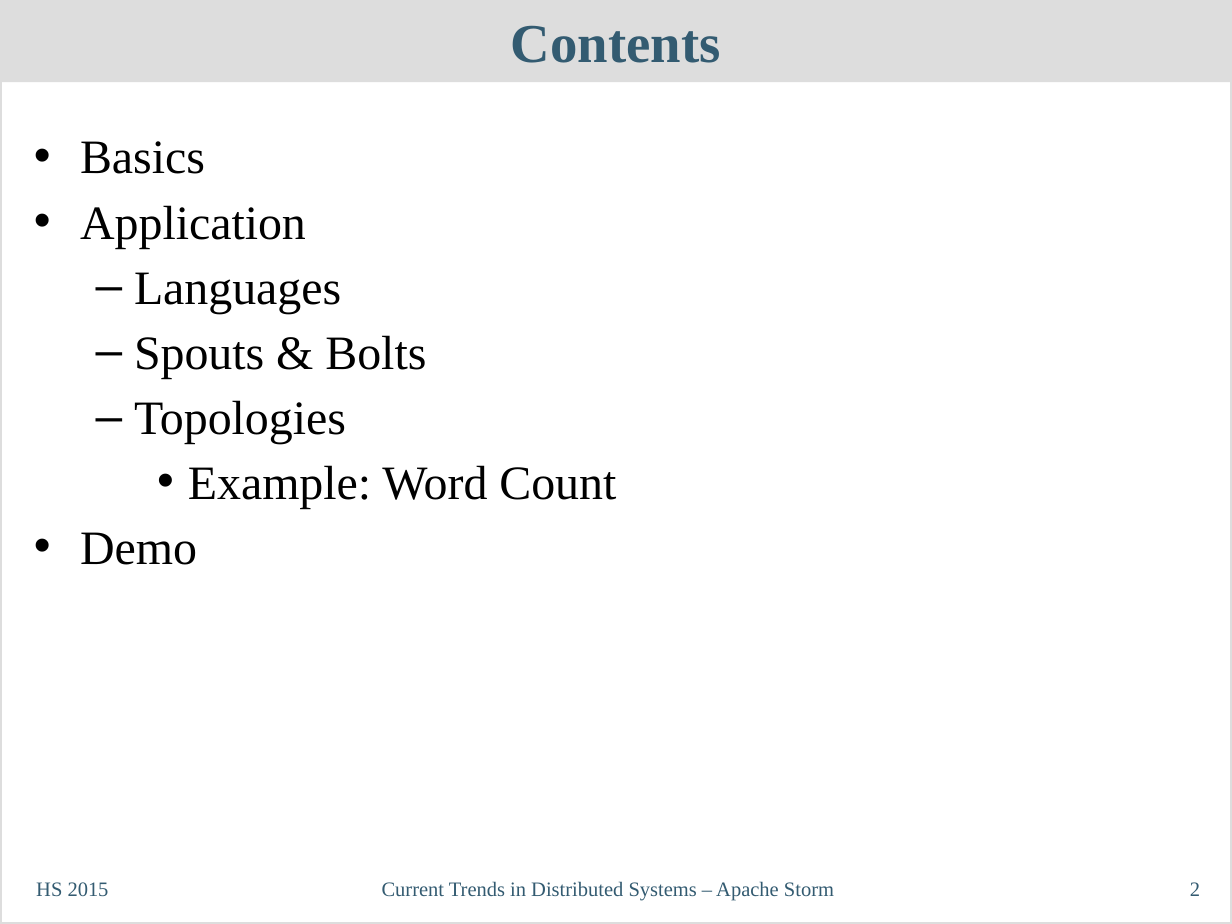
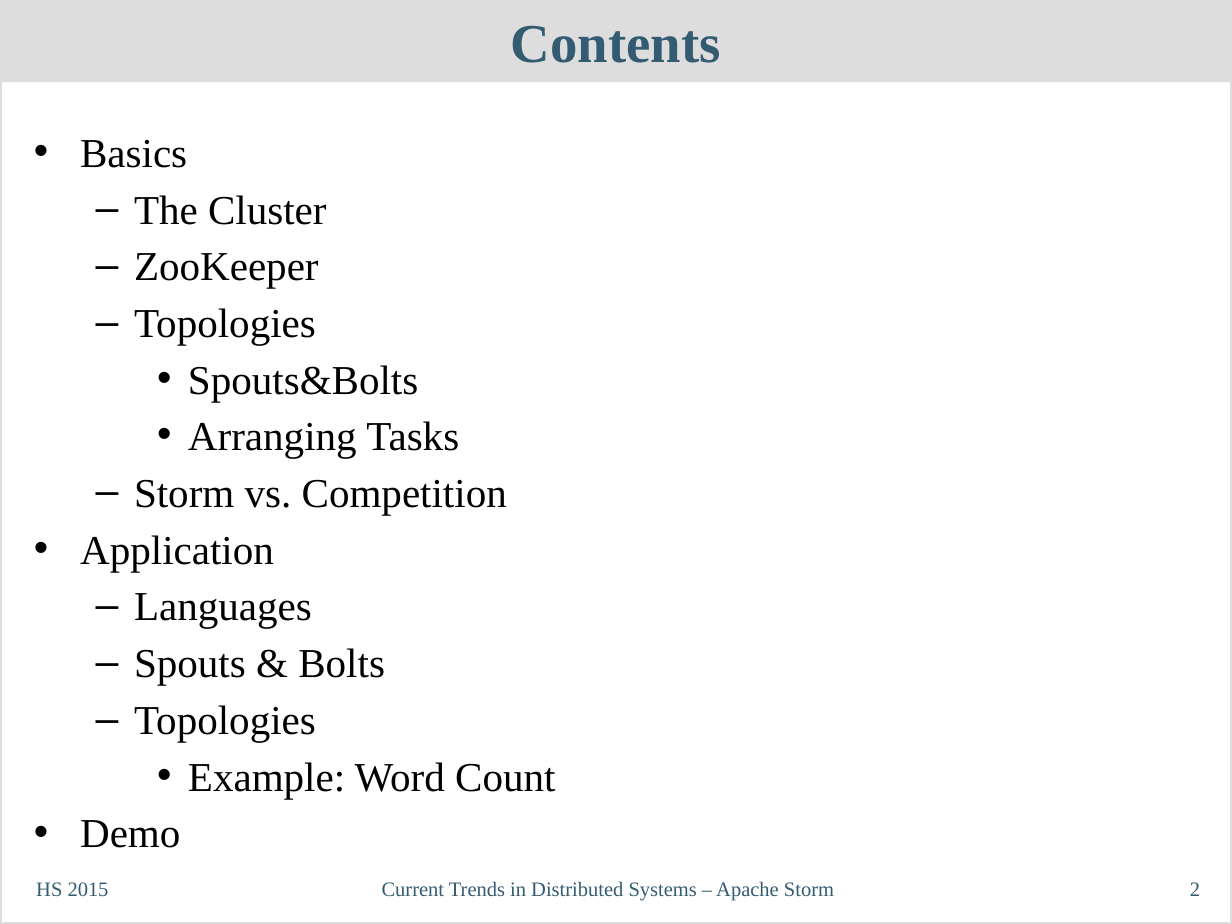
Before and after one commit to philipp-oldenburg/ctds-storm, a slide deck: slide 2 of Storm-Referat/CT-Präsentation - Final.odp. Drawn at 1232x924 pixels with LibreOffice and Linux fonts; fonts in the diff are those of the drawing. Boxes give left, top, right and bottom in pixels: in the first picture for what was removed or moved away, otherwise in the second. Text is boxed around its words. In the diff, an @@ line names an element or a change of style, - is before the commit and + after.

```diff
--- a/Storm-Referat/CT-Präsentation - Final.odp
+++ b/Storm-Referat/CT-Präsentation - Final.odp
@@ text at (80, 140, 555, 848): size 28 to 24 pt in "Basics", "Application", "Languages", "Spouts & Bolts" and 3 more places @@
@@ text at (134, 195, 507, 515): paragraphs added @@
+  – The Cluster
+  – ZooKeeper
+  – Topologies
+    • Spouts&Bolts
+    • Arranging Tasks
+  – Storm vs. Competition
```
Also in this commit, not shown: 1 other slide changed, 9 slides added.
